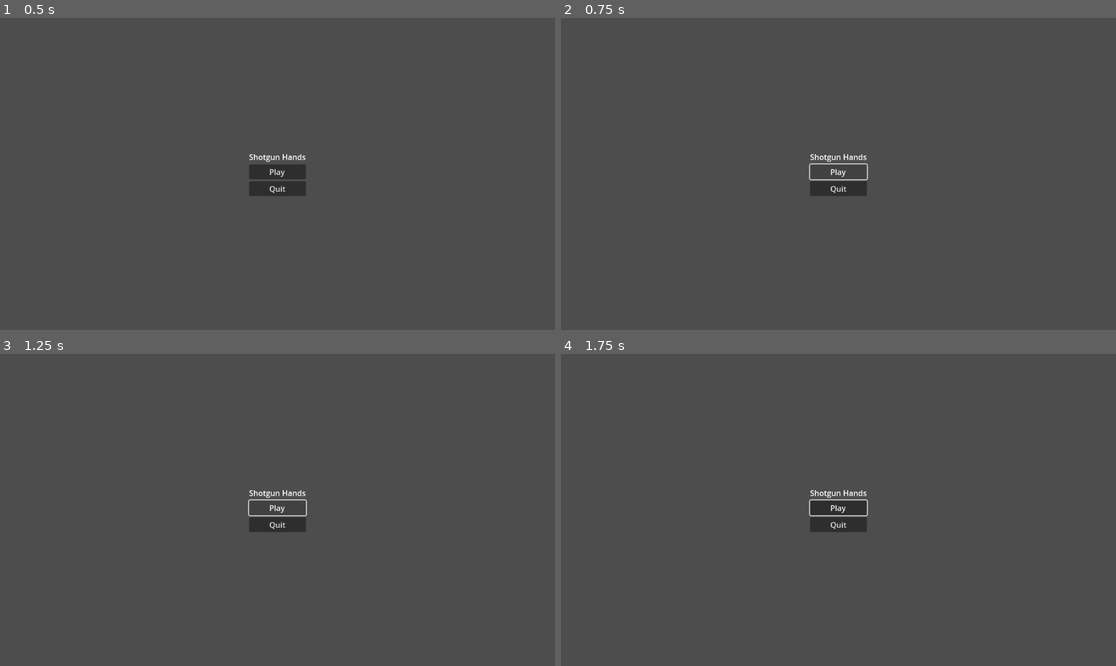
Above: before the commit, frames 1-4 (two rows, left to right).
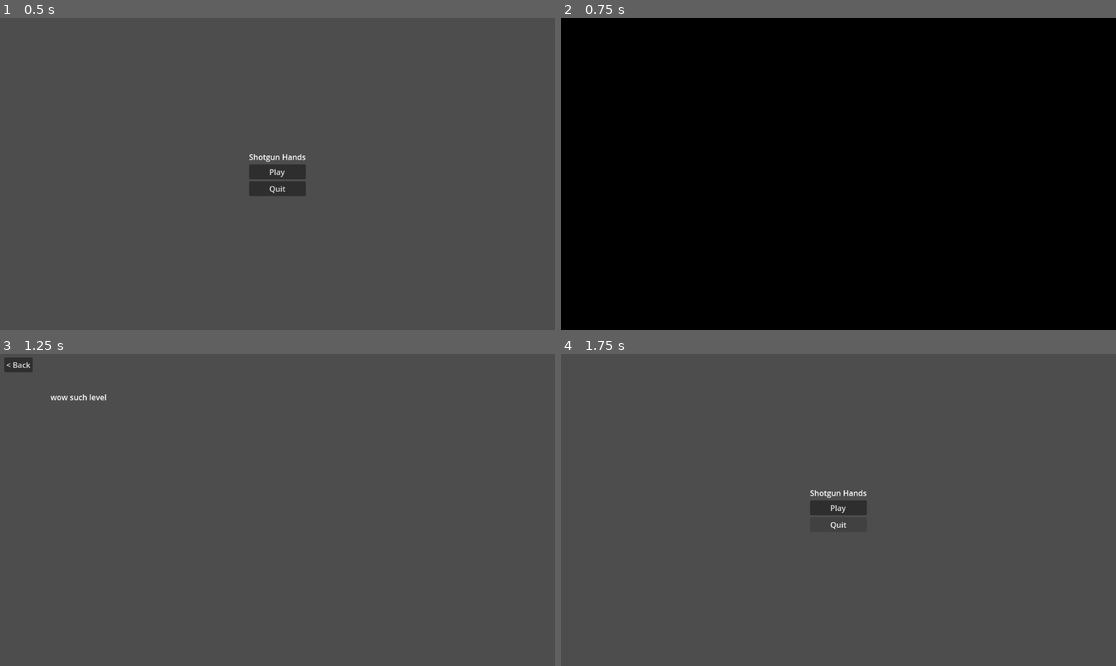
Above: after the commit, the same moments.

Repository: cruel-unusual-media/shotgun-hands
Game: Godot game, scene res://Menus-UI/menus/main_menu.tscn
Same seed, same stepped clock (60 frames per second), same inputs: the game is played once before the commit and once after it. Before the commit the project has no main scene; this scene is started directly in both runs.
Inputs (mouse positions are in pixels of both pictures, inside the frame that each line leads up to):
- Up to frame 1 (0.5 s): no input
- Up to frame 2 (0.75 s): click "Play" at 0.5 s
- Up to frame 3 (1.25 s): no input
- Up to frame 4 (1.75 s): click (577, 363) at 1.25 s, where only the run after the commit has a clickable "< Back"

Frame 1 is identical in both runs. In frame 2, 100% of the frame differs, in the area x 0-100%, y 0-100%; in frame 3, 1.0%; in frame 4, 0.1%.

Commit message:
add level selection scene and update main menu

Diff:
--- /dev/null
+++ b/Menus-UI/menus/level_selection.gd
@@ -0,0 +1,15 @@
+extends Control
+
+
+# Called when the node enters the scene tree for the first time.
+func _ready() -> void:
+	pass # Replace with function body.
+
+
+# Called every frame. 'delta' is the elapsed time since the previous frame.
+func _process(delta: float) -> void:
+	pass
+
+
+func _on_back_to_main_menu_button_down() -> void:
+	SceneManager.switch_to_menu(GlobalEnums.Menus.MAIN)
--- /dev/null
+++ b/Menus-UI/menus/level_selection.tscn
@@ -0,0 +1,30 @@
+[gd_scene load_steps=2 format=3 uid="uid://bxpg36hshchth"]
+
+[ext_resource type="Script" path="res://Menus-UI/menus/level_selection.gd" id="1_rnedf"]
+
+[node name="LevelSelection" type="Control"]
+layout_mode = 3
+anchors_preset = 15
+anchor_right = 1.0
+anchor_bottom = 1.0
+grow_horizontal = 2
+grow_vertical = 2
+script = ExtResource("1_rnedf")
+
+[node name="Label" type="Label" parent="."]
+layout_mode = 0
+offset_left = 105.0
+offset_top = 78.0
+offset_right = 222.0
+offset_bottom = 101.0
+text = "wow such level"
+
+[node name="BackToMainMenu" type="Button" parent="."]
+layout_mode = 0
+offset_left = 9.0
+offset_top = 7.0
+offset_right = 68.0
+offset_bottom = 38.0
+text = "< Back"
+
+[connection signal="button_down" from="BackToMainMenu" to="." method="_on_back_to_main_menu_button_down"]
--- /dev/null
+++ b/Menus-UI/menus/main_menu.gd
@@ -0,0 +1,5 @@
+extends Control
+
+
+func _on_play_button_button_down() -> void:
+	SceneManager.switch_to_menu(GlobalEnums.Menus.LEVEL_SELECTION)
--- a/Menus-UI/menus/main_menu.tscn
+++ b/Menus-UI/menus/main_menu.tscn
@@ -1,4 +1,6 @@
-[gd_scene format=3 uid="uid://bafuodme2iqql"]
+[gd_scene load_steps=2 format=3 uid="uid://bafuodme2iqql"]
+
+[ext_resource type="Script" uid="uid://cuqwn3o2yk6xa" path="res://Menus-UI/menus/main_menu.gd" id="1_nx2r7"]
 
 [node name="Main-menu" type="Control"]
 layout_mode = 3
@@ -7,6 +9,7 @@
 anchor_bottom = 1.0
 grow_horizontal = 2
 grow_vertical = 2
+script = ExtResource("1_nx2r7")
 
 [node name="CenterContainer" type="CenterContainer" parent="."]
 layout_mode = 1
@@ -32,3 +35,5 @@
 [node name="QuitButton" type="Button" parent="CenterContainer/VBoxContainer"]
 layout_mode = 2
 text = "Quit"
+
+[connection signal="button_down" from="CenterContainer/VBoxContainer/PlayButton" to="." method="_on_play_button_button_down"]
--- a/project.godot
+++ b/project.godot
@@ -11,11 +11,20 @@
 [application]
 
 config/name="shotgun-hands"
+run/main_scene="uid://bafuodme2iqql"
 config/features=PackedStringArray("4.5", "GL Compatibility")
 boot_splash/bg_color=Color(0, 0, 0, 1)
 boot_splash/image="uid://c4i0smuihfpkw"
 config/icon="uid://cttdpeep55w18"
 
+[autoload]
+
+PersistentUI="*res://Globals/Scenes/PersistentUI/persistent_ui.tscn"
+DefaultPaths="*res://Globals/Scripts/DefaultPaths.gd"
+GameLogger="*res://Globals/Scripts/GameLogger.gd"
+GlobalEnums="*res://Globals/Scripts/GlobalEnums.gd"
+SceneManager="*res://Globals/Scripts/SceneManager.gd"
+
 [rendering]
 
 renderer/rendering_method="gl_compatibility"
Not shown, added: Menus-UI/menus/level_selection.gd.uid
Not shown, added: Menus-UI/menus/main_menu.gd.uid
